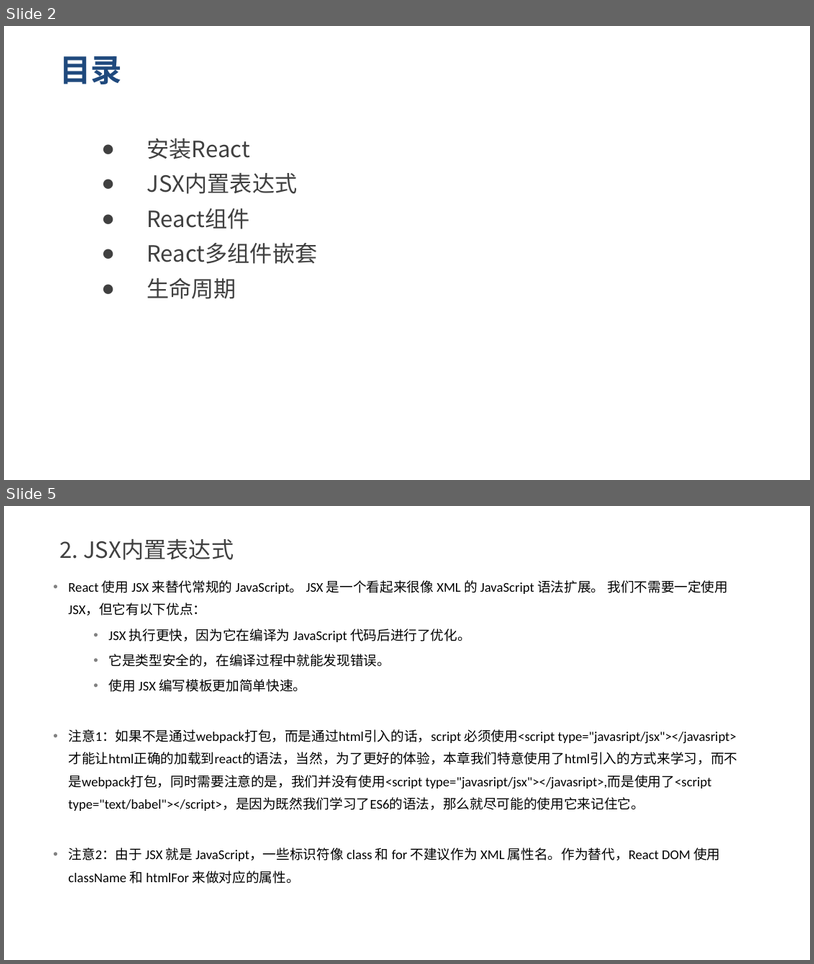
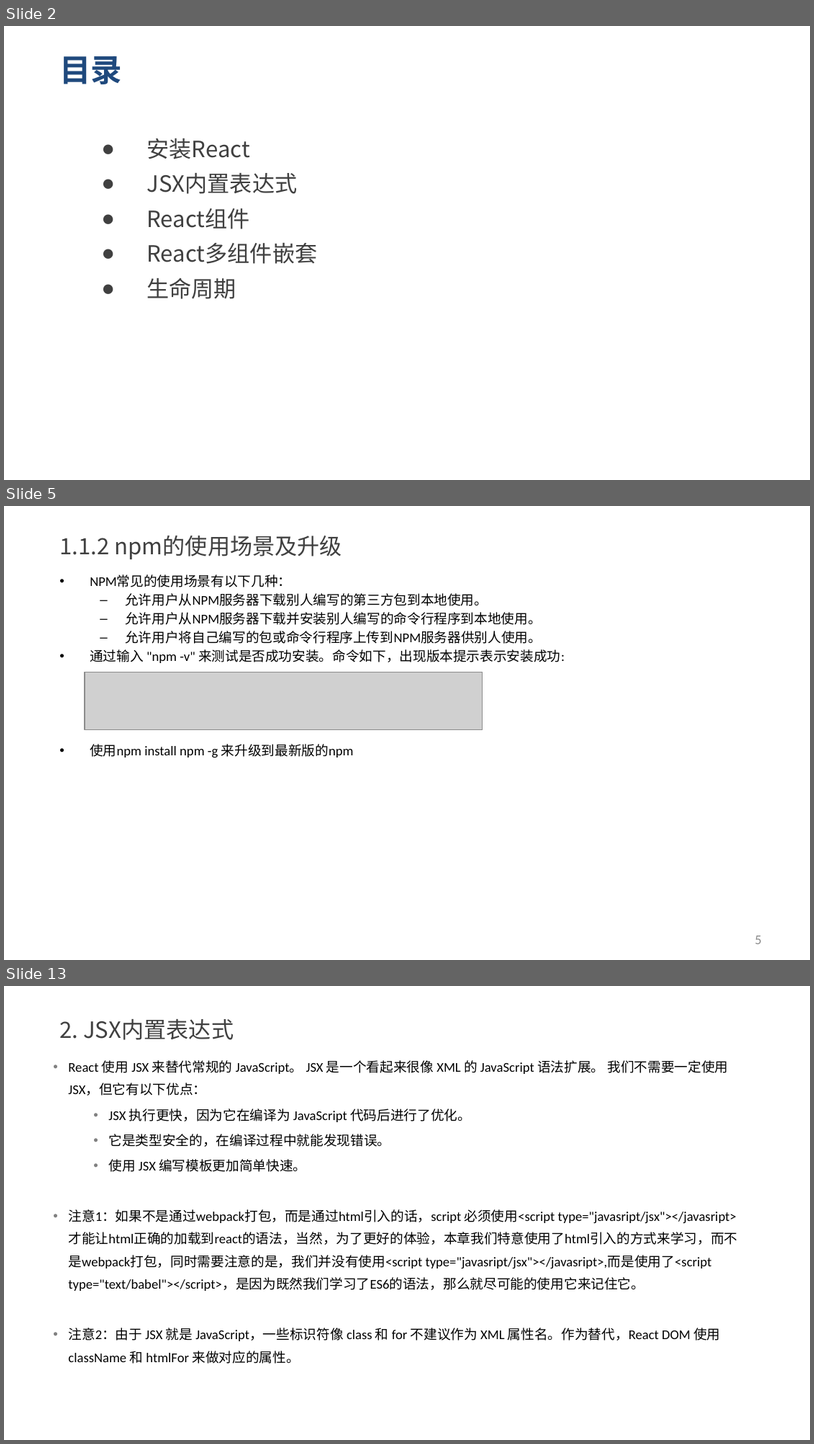
Before and after one commit to yxl2628/reactjs, a slide deck: ppt/01 React基础.pptx. Shown one above the other, each under a label of ours: slides 2 and 5 before the commit, slides 2, 5 and 13 after it; the slides between them are not shown. The pictures are 814x964 and 814x1444 pixels, drawn with LibreOffice and Linux fonts; fonts in the diff are those of the drawing; grey boxes stand for pictures. Boxes give left, top, right and bottom in pixels: in the first picture for what was removed or moved away, otherwise in the second. Text is boxed around its words. In the diff, an @@ line names an element or a change of style, - is before the commit and + after.

```diff
--- a/ppt/01 React基础.pptx
+++ b/ppt/01 React基础.pptx
@@ slide 5 added at (4,506,810,960), background #FFFFFF @@
@@ title added at (59,536,342,559), 20 pt, text #404040 @@
+1.1.2 npm的使用场景及升级
@@ text added at (90,574,565,758), 12 pt, text #000000 @@
+• NPM常见的使用场景有以下几种：
+  – 允许用户从NPM服务器下载别人编写的第三方包到本地使用。
+  – 允许用户从NPM服务器下载并安装别人编写的命令行程序到本地使用。
+  – 允许用户将自己编写的包或命令行程序上传到NPM服务器供别人使用。
+• 通过输入 "npm -v" 来测试是否成功安装。命令如下，出现版本提示表示安装成功:
+• 使用npm install npm -g 来升级到最新版的npm
@@ picture added at (85,672,483,730) @@
@@ page number added at (755,935,761,944), 12 pt, text #8C8C8C @@
+5
@@ what was slide 5 is now slide 13 @@
```
Also in this commit, not shown: 2 slides changed, 7 other slides added.
